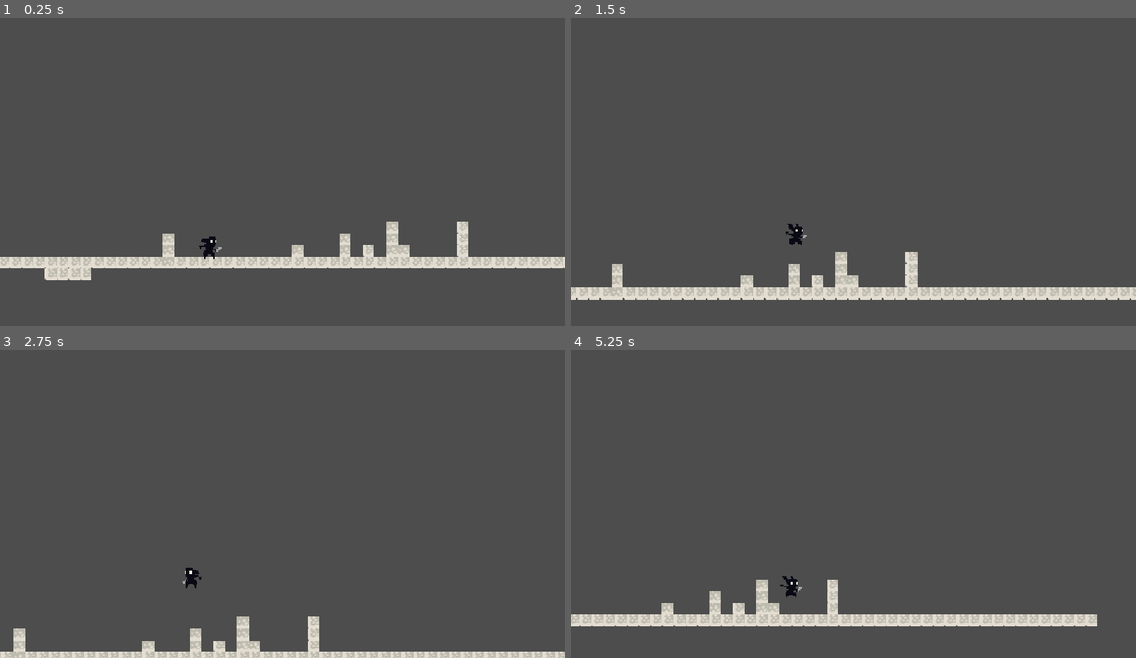
Above: before the commit, frames 1-4 (two rows, left to right).
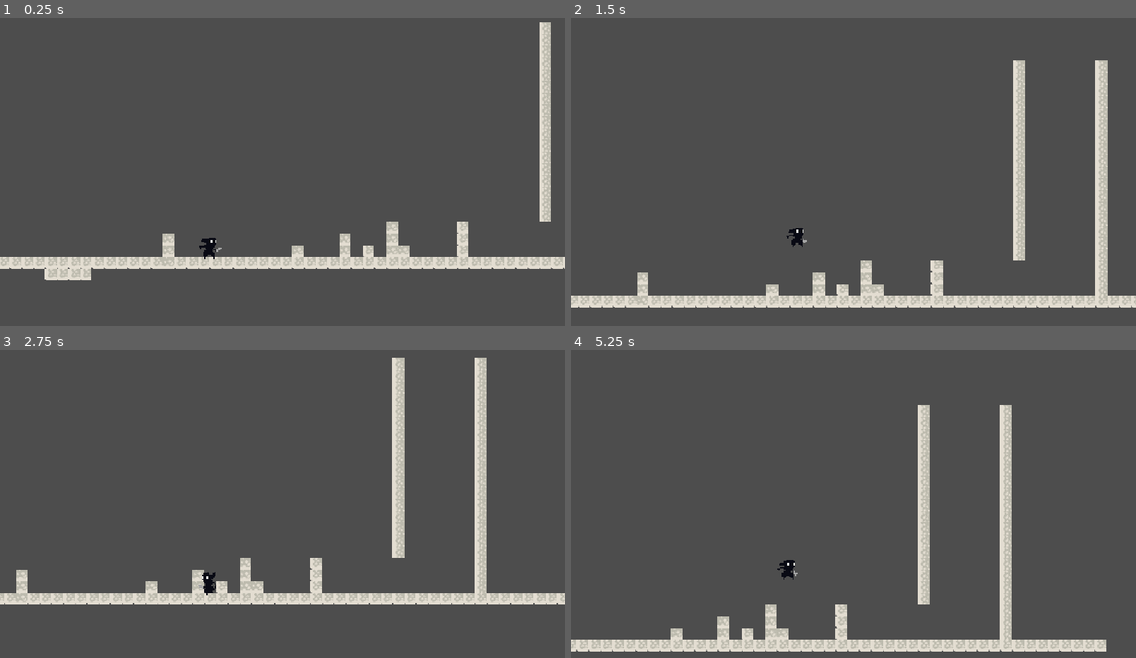
Above: after the commit, the same moments.

Repository: harish-mac/incendium
Game: Godot game, scene res://scenes/game.tscn
Same seed, same stepped clock (60 frames per second), same inputs: the game is played once before the commit and once after it.
Inputs:
- Up to frame 1 (0.25 s): no input
- Up to frame 2 (1.5 s): hold Right (move_right) from 0.53 s (still down); tap Shift (dash) at 0.6 s; tap Space (jump) at 0.77, 0.8, 1.07, 1.35 s
- Up to frame 3 (2.75 s): tap Space (jump) at 1.52, 1.82, 2.3 s; tap Shift (dash) at 1.55, 2.1 s; release Right (move_right) at 2.03 s; hold Left (move_left) from 2.03 s (still down)
- Up to frame 4 (5.25 s): release Left (move_left) at 2.78 s; hold Right (move_right) 2.78-4.28 s; tap Shift (dash) at 2.85, 4.35, 5.1 s; tap Space (jump) at 3.02, 3.32, 3.6, 3.77, 4.07, 4.52, 4.82 s; hold Left (move_left) 4.28-5.03 s; hold Right (move_right) from 5.03 s (still down)

The runs differ from the first frame. In frame 1, 1.6% of the frame differs, in the area x 0-100%, y 1-86%; in frame 2, 10%; in frame 3, 11%; in frame 4, 12%, in the area x 0-95%, y 17-98%.

Commit message:
walljump added

Diff:
--- a/scenes/game.tscn
+++ b/scenes/game.tscn
@@ -298,6 +298,7 @@
 [node name="game" type="Node2D" unique_id=25207508]
 
 [node name="Protag" parent="." unique_id=246469202 instance=ExtResource("1_uwrxv")]
+position = Vector2(0, -1)
 
 [node name="Camera2D" type="Camera2D" parent="Protag" unique_id=1416390363]
 position = Vector2(99, -122)
@@ -307,4 +308,4 @@
 [node name="TileMap" type="TileMap" parent="." unique_id=512900979]
 tile_set = SubResource("TileSet_tykhb")
 format = 2
-layer_0/tile_data = PackedInt32Array(65528, 393216, 9, 65529 …(1593 unchanged characters)… , -131051, 393216, 9, -196587, 393216, 9)
+layer_0/tile_data = PackedInt32Array(65528, 393216, 9, 65529 …(1593 unchanged characters)… , -131051, 393216, 9, -196587, 393216, 9, -65501, 393216, 8, -131037, 393216, 8, -196573, 393216, 8, -327645, 393216, 8, -262109, 393216, 8, -393181, 393216, 8, -458717, 393216, 8, -524253, 393216, 8, -589789, 393216, 8, -655325, 393216, 8, -720861, 393216, 8, -786397, 393216, 8, -851933, 393216, 8, -917469, 393216, 8, -983005, 393216, 8, -1048541, 393216, 8, -1114077, 393216, 8, -1179613, 393216, 8, -1245149, 393216, 8, -1310685, 393216, 8, -262116, 393216, 8, -327652, 393216, 8, -393188, 393216, 8, -458724, 393216, 8, -524260, 393216, 8, -589796, 393216, 8, -655332, 393216, 8, -720868, 393216, 8, -786404, 393216, 8, -851940, 393216, 8, -917476, 393216, 8, -983012, 393216, 8, -1048548, 393216, 8, -1114084, 393216, 8, -1179620, 393216, 8, -1245156, 393216, 8, -1310692, 393216, 8)
--- a/scenes/protag.tscn
+++ b/scenes/protag.tscn
@@ -479,10 +479,6 @@
 atlas = ExtResource("2_dbhyc")
 region = Rect2(448, 0, 64, 67)
 
-[sub_resource type="AtlasTexture" id="AtlasTexture_isab6"]
-atlas = ExtResource("2_dbhyc")
-region = Rect2(0, 448, 64, 64)
-
 [sub_resource type="AtlasTexture" id="AtlasTexture_5c0sh"]
 atlas = ExtResource("2_dbhyc")
 region = Rect2(64, 448, 64, 64)
@@ -543,6 +539,110 @@
 atlas = ExtResource("2_dbhyc")
 region = Rect2(448, 384, 64, 64)
 
+[sub_resource type="AtlasTexture" id="AtlasTexture_6qike"]
+atlas = ExtResource("2_dbhyc")
+region = Rect2(0, 896, 64, 64)
+
+[sub_resource type="AtlasTexture" id="AtlasTexture_psf30"]
+atlas = ExtResource("2_dbhyc")
+region = Rect2(64, 896, 64, 64)
+
+[sub_resource type="AtlasTexture" id="AtlasTexture_wi5on"]
+atlas = ExtResource("2_dbhyc")
+region = Rect2(128, 896, 64, 64)
+
+[sub_resource type="AtlasTexture" id="AtlasTexture_j0xqs"]
+atlas = ExtResource("2_dbhyc")
+region = Rect2(192, 896, 64, 64)
+
+[sub_resource type="AtlasTexture" id="AtlasTexture_niq52"]
+atlas = ExtResource("2_dbhyc")
+region = Rect2(0, 704, 64, 64)
+
+[sub_resource type="AtlasTexture" id="AtlasTexture_70my1"]
+atlas = ExtResource("2_dbhyc")
+region = Rect2(64, 704, 64, 64)
+
+[sub_resource type="AtlasTexture" id="AtlasTexture_oqc05"]
+atlas = ExtResource("2_dbhyc")
+region = Rect2(128, 704, 64, 64)
+
+[sub_resource type="AtlasTexture" id="AtlasTexture_qn0v6"]
+atlas = ExtResource("2_dbhyc")
+region = Rect2(192, 704, 64, 64)
+
+[sub_resource type="AtlasTexture" id="AtlasTexture_vckrj"]
+atlas = ExtResource("2_dbhyc")
+region = Rect2(256, 704, 64, 64)
+
+[sub_resource type="AtlasTexture" id="AtlasTexture_k0vke"]
+atlas = ExtResource("2_dbhyc")
+region = Rect2(320, 704, 64, 64)
+
+[sub_resource type="AtlasTexture" id="AtlasTexture_3xghq"]
+atlas = ExtResource("2_dbhyc")
+region = Rect2(384, 704, 64, 64)
+
+[sub_resource type="AtlasTexture" id="AtlasTexture_fnup0"]
+atlas = ExtResource("2_dbhyc")
+region = Rect2(448, 704, 64, 64)
+
+[sub_resource type="AtlasTexture" id="AtlasTexture_1p24j"]
+atlas = ExtResource("2_dbhyc")
+region = Rect2(512, 704, 64, 64)
+
+[sub_resource type="AtlasTexture" id="AtlasTexture_kgtsj"]
+atlas = ExtResource("2_dbhyc")
+region = Rect2(576, 704, 64, 64)
+
+[sub_resource type="AtlasTexture" id="AtlasTexture_4tdbw"]
+atlas = ExtResource("2_dbhyc")
+region = Rect2(640, 704, 64, 64)
+
+[sub_resource type="AtlasTexture" id="AtlasTexture_4cyuu"]
+atlas = ExtResource("2_dbhyc")
+region = Rect2(704, 704, 64, 64)
+
+[sub_resource type="AtlasTexture" id="AtlasTexture_kmkse"]
+atlas = ExtResource("2_dbhyc")
+region = Rect2(768, 704, 64, 64)
+
+[sub_resource type="AtlasTexture" id="AtlasTexture_vy0ju"]
+atlas = ExtResource("2_dbhyc")
+region = Rect2(832, 704, 64, 64)
+
+[sub_resource type="AtlasTexture" id="AtlasTexture_meur6"]
+atlas = ExtResource("2_dbhyc")
+region = Rect2(0, 320, 64, 64)
+
+[sub_resource type="AtlasTexture" id="AtlasTexture_qn2ob"]
+atlas = ExtResource("2_dbhyc")
+region = Rect2(64, 320, 64, 64)
+
+[sub_resource type="AtlasTexture" id="AtlasTexture_dj01i"]
+atlas = ExtResource("2_dbhyc")
+region = Rect2(128, 320, 64, 64)
+
+[sub_resource type="AtlasTexture" id="AtlasTexture_j350r"]
+atlas = ExtResource("2_dbhyc")
+region = Rect2(192, 320, 64, 64)
+
+[sub_resource type="AtlasTexture" id="AtlasTexture_vqemc"]
+atlas = ExtResource("2_dbhyc")
+region = Rect2(256, 320, 64, 64)
+
+[sub_resource type="AtlasTexture" id="AtlasTexture_3cevk"]
+atlas = ExtResource("2_dbhyc")
+region = Rect2(320, 320, 64, 64)
+
+[sub_resource type="AtlasTexture" id="AtlasTexture_vu446"]
+atlas = ExtResource("2_dbhyc")
+region = Rect2(384, 320, 64, 64)
+
+[sub_resource type="AtlasTexture" id="AtlasTexture_b2fqt"]
+atlas = ExtResource("2_dbhyc")
+region = Rect2(448, 320, 64, 64)
+
 [sub_resource type="AtlasTexture" id="AtlasTexture_k63fw"]
 atlas = ExtResource("2_dbhyc")
 region = Rect2(0, 768, 64, 64)
@@ -551,14 +651,6 @@
 atlas = ExtResource("2_dbhyc")
 region = Rect2(64, 768, 64, 64)
 
-[sub_resource type="AtlasTexture" id="AtlasTexture_eb4c3"]
-atlas = ExtResource("2_dbhyc")
-region = Rect2(128, 768, 64, 64)
-
-[sub_resource type="AtlasTexture" id="AtlasTexture_hd30f"]
-atlas = ExtResource("2_dbhyc")
-region = Rect2(192, 768, 64, 64)
-
 [sub_resource type="AtlasTexture" id="AtlasTexture_1dj07"]
 atlas = ExtResource("2_dbhyc")
 region = Rect2(0, 832, 64, 64)
@@ -566,118 +658,6 @@
 [sub_resource type="AtlasTexture" id="AtlasTexture_akd7p"]
 atlas = ExtResource("2_dbhyc")
 region = Rect2(64, 832, 64, 64)
-
-[sub_resource type="AtlasTexture" id="AtlasTexture_h3gdh"]
-atlas = ExtResource("2_dbhyc")
-region = Rect2(128, 832, 64, 64)
-
-[sub_resource type="AtlasTexture" id="AtlasTexture_0df6n"]
-atlas = ExtResource("2_dbhyc")
-region = Rect2(192, 832, 64, 64)
-
-[sub_resource type="AtlasTexture" id="AtlasTexture_6qike"]
-atlas = ExtResource("2_dbhyc")
-region = Rect2(0, 896, 64, 64)
-
-[sub_resource type="AtlasTexture" id="AtlasTexture_psf30"]
-atlas = ExtResource("2_dbhyc")
-region = Rect2(64, 896, 64, 64)
-
-[sub_resource type="AtlasTexture" id="AtlasTexture_wi5on"]
-atlas = ExtResource("2_dbhyc")
-region = Rect2(128, 896, 64, 64)
-
-[sub_resource type="AtlasTexture" id="AtlasTexture_j0xqs"]
-atlas = ExtResource("2_dbhyc")
-region = Rect2(192, 896, 64, 64)
-
-[sub_resource type="AtlasTexture" id="AtlasTexture_niq52"]
-atlas = ExtResource("2_dbhyc")
-region = Rect2(0, 704, 64, 64)
-
-[sub_resource type="AtlasTexture" id="AtlasTexture_70my1"]
-atlas = ExtResource("2_dbhyc")
-region = Rect2(64, 704, 64, 64)
-
-[sub_resource type="AtlasTexture" id="AtlasTexture_oqc05"]
-atlas = ExtResource("2_dbhyc")
-region = Rect2(128, 704, 64, 64)
-
-[sub_resource type="AtlasTexture" id="AtlasTexture_qn0v6"]
-atlas = ExtResource("2_dbhyc")
-region = Rect2(192, 704, 64, 64)
-
-[sub_resource type="AtlasTexture" id="AtlasTexture_vckrj"]
-atlas = ExtResource("2_dbhyc")
-region = Rect2(256, 704, 64, 64)
-
-[sub_resource type="AtlasTexture" id="AtlasTexture_k0vke"]
-atlas = ExtResource("2_dbhyc")
-region = Rect2(320, 704, 64, 64)
-
-[sub_resource type="AtlasTexture" id="AtlasTexture_3xghq"]
-atlas = ExtResource("2_dbhyc")
-region = Rect2(384, 704, 64, 64)
-
-[sub_resource type="AtlasTexture" id="AtlasTexture_fnup0"]
-atlas = ExtResource("2_dbhyc")
-region = Rect2(448, 704, 64, 64)
-
-[sub_resource type="AtlasTexture" id="AtlasTexture_1p24j"]
-atlas = ExtResource("2_dbhyc")
-region = Rect2(512, 704, 64, 64)
-
-[sub_resource type="AtlasTexture" id="AtlasTexture_kgtsj"]
-atlas = ExtResource("2_dbhyc")
-region = Rect2(576, 704, 64, 64)
-
-[sub_resource type="AtlasTexture" id="AtlasTexture_4tdbw"]
-atlas = ExtResource("2_dbhyc")
-region = Rect2(640, 704, 64, 64)
-
-[sub_resource type="AtlasTexture" id="AtlasTexture_4cyuu"]
-atlas = ExtResource("2_dbhyc")
-region = Rect2(704, 704, 64, 64)
-
-[sub_resource type="AtlasTexture" id="AtlasTexture_kmkse"]
-atlas = ExtResource("2_dbhyc")
-region = Rect2(768, 704, 64, 64)
-
-[sub_resource type="AtlasTexture" id="AtlasTexture_vy0ju"]
-atlas = ExtResource("2_dbhyc")
-region = Rect2(832, 704, 64, 64)
-
-[sub_resource type="AtlasTexture" id="AtlasTexture_meur6"]
-atlas = ExtResource("2_dbhyc")
-region = Rect2(0, 320, 64, 64)
-
-[sub_resource type="AtlasTexture" id="AtlasTexture_qn2ob"]
-atlas = ExtResource("2_dbhyc")
-region = Rect2(64, 320, 64, 64)
-
-[sub_resource type="AtlasTexture" id="AtlasTexture_dj01i"]
-atlas = ExtResource("2_dbhyc")
-region = Rect2(128, 320, 64, 64)
-
-[sub_resource type="AtlasTexture" id="AtlasTexture_j350r"]
-atlas = ExtResource("2_dbhyc")
-region = Rect2(192, 320, 64, 64)
-
-[sub_resource type="AtlasTexture" id="AtlasTexture_vqemc"]
-atlas = ExtResource("2_dbhyc")
-region = Rect2(256, 320, 64, 64)
-
-[sub_resource type="AtlasTexture" id="AtlasTexture_3cevk"]
-atlas = ExtResource("2_dbhyc")
-region = Rect2(320, 320, 64, 64)
-
-[sub_resource type="AtlasTexture" id="AtlasTexture_vu446"]
-atlas = ExtResource("2_dbhyc")
-region = Rect2(384, 320, 64, 64)
-
-[sub_resource type="AtlasTexture" id="AtlasTexture_b2fqt"]
-atlas = ExtResource("2_dbhyc")
-region = Rect2(448, 320, 64, 64)
 
 [sub_resource type="SpriteFrames" id="SpriteFrames_p82b6"]
 animations = [{
@@ -1095,24 +1075,21 @@
 }, {
 "frames": [{
 "duration": 1.0,
-"texture": SubResource("AtlasTexture_isab6")
-}, {
-"duration": 1.0,
 "texture": SubResource("AtlasTexture_5c0sh")
 }, {
-"duration": 1.0,
+"duration": 10.0,
 "texture": SubResource("AtlasTexture_tywp7")
 }, {
-"duration": 1.0,
+"duration": 10.0,
 "texture": SubResource("AtlasTexture_oguxj")
 }, {
-"duration": 1.0,
+"duration": 10.0,
 "texture": SubResource("AtlasTexture_rxwwc")
 }, {
-"duration": 1.0,
+"duration": 10.0,
 "texture": SubResource("AtlasTexture_ipm5q")
 }, {
-"duration": 1.0,
+"duration": 10.0,
 "texture": SubResource("AtlasTexture_bod1b")
 }, {
 "duration": 1.0,
@@ -1153,40 +1130,6 @@
 }, {
 "frames": [{
 "duration": 1.0,
-"texture": SubResource("AtlasTexture_k63fw")
-}, {
-"duration": 1.0,
-"texture": SubResource("AtlasTexture_3c1u6")
-}, {
-"duration": 1.0,
-"texture": SubResource("AtlasTexture_eb4c3")
-}, {
-"duration": 1.0,
-"texture": SubResource("AtlasTexture_hd30f")
-}],
-"loop": 1,
-"name": &"slash_1",
-"speed": 5.0
-}, {
-"frames": [{
-"duration": 1.0,
-"texture": SubResource("AtlasTexture_1dj07")
-}, {
-"duration": 1.0,
-"texture": SubResource("AtlasTexture_akd7p")
-}, {
-"duration": 1.0,
-"texture": SubResource("AtlasTexture_h3gdh")
-}, {
-"duration": 1.0,
-"texture": SubResource("AtlasTexture_0df6n")
-}],
-"loop": 1,
-"name": &"slash_2",
-"speed": 5.0
-}, {
-"frames": [{
-"duration": 1.0,
 "texture": SubResource("AtlasTexture_6qike")
 }, {
 "duration": 1.0,
@@ -1277,6 +1220,28 @@
 "loop": 1,
 "name": &"walk",
 "speed": 9.0
+}, {
+"frames": [{
+"duration": 1.0,
+"texture": SubResource("AtlasTexture_k63fw")
+}, {
+"duration": 1.0,
+"texture": SubResource("AtlasTexture_3c1u6")
+}],
+"loop": 1,
+"name": &"wall_jump",
+"speed": 5.0
+}, {
+"frames": [{
+"duration": 1.0,
+"texture": SubResource("AtlasTexture_1dj07")
+}, {
+"duration": 1.0,
+"texture": SubResource("AtlasTexture_akd7p")
+}],
+"loop": 1,
+"name": &"wall_slide",
+"speed": 5.0
 }]
 
 [sub_resource type="CapsuleShape2D" id="CapsuleShape2D_p82b6"]
@@ -1292,9 +1257,9 @@
 position = Vector2(-1, -23)
 scale = Vector2(1.546875, 1.9481112)
 sprite_frames = SubResource("SpriteFrames_p82b6")
-animation = &"dash"
+animation = &"wall_slide"
 autoplay = "idle_bop"
-frame_progress = 0.15643466
+frame_progress = 0.42133942
 
 [node name="CollisionShape2D" type="CollisionShape2D" parent="." unique_id=1924738436]
 z_as_relative = false
--- a/scripts/protag.gd
+++ b/scripts/protag.gd
@@ -1,29 +1,44 @@
 extends CharacterBody2D
 
 const SPEED = 130.0
-const DASH_SPEED_MULTIPLIER = 3.0
-const JUMP_VELOCITY = -300.0
+const DASH_SPEED_MULTIPLIER = 2.5
+const JUMP_VELOCITY = -360.0
+const WALL_JUMP_PUSHBACK = 200.0
+const WALL_SLIDE_SPEED = 100.0 # NEW: The maximum falling speed when hugging a wall
 
 const DASH_DURATION = 0.25
 const DASH_COOLDOWN = 1.0
+const WALL_JUMP_LOCK_TIME = 0.15
 
 var dash_time_left := 0.0
 var dash_cooldown_left := 0.0
 var is_dashing := false
 var dash_direction := 1.0
 
+var wall_jump_lock_left := 0.0
+
 @onready var animated_sprite: AnimatedSprite2D = $AnimatedSprite2D
 
 func _physics_process(delta: float) -> void:
-	# Add the gravity.
-	if not is_on_floor():
+	# Add the gravity
+	if not is_on_floor() and not is_dashing:
 		velocity += get_gravity() * delta
 
-	# Handle jump.
-	if Input.is_action_just_pressed("jump") and is_on_floor():
-		velocity.y = JUMP_VELOCITY
+		# NEW: Wall Slide Limit
+		# If touching a wall and falling downwards, clamp the speed
+		if is_on_wall() and velocity.y > 0:
+			velocity.y = min(velocity.y, WALL_SLIDE_SPEED)
 
-	# Manage Dash Timers
+	# Handle Jump & Wall Jump
+	if Input.is_action_just_pressed("jump") and not is_dashing:
+		if is_on_floor():
+			velocity.y = JUMP_VELOCITY
+		elif is_on_wall():
+			velocity.y = JUMP_VELOCITY
+			velocity.x = get_wall_normal().x * WALL_JUMP_PUSHBACK
+			wall_jump_lock_left = WALL_JUMP_LOCK_TIME
+
+	# Manage Timers
 	if dash_time_left > 0:
 		dash_time_left -= delta
 	else:
@@ -31,6 +46,9 @@
 
 	if dash_cooldown_left > 0:
 		dash_cooldown_left -= delta
+
+	if wall_jump_lock_left > 0:
+		wall_jump_lock_left -= delta
 
 	# Get standard input direction
 	var direction := Input.get_axis("move_left", "move_right")
@@ -42,28 +60,36 @@
 		dash_cooldown_left = DASH_COOLDOWN
 		dash_direction = -1.0 if animated_sprite.flip_h else 1.0
 
-	# Flip sprite visually
-	if direction > 0 and not is_dashing:
-		animated_sprite.flip_h = false
-	elif direction < 0 and not is_dashing:
-		animated_sprite.flip_h = true
-
 	# Apply movement and animations
 	if is_dashing:
 		velocity.x = dash_direction * SPEED * DASH_SPEED_MULTIPLIER
+		velocity.y = 0
 		animated_sprite.play("dash")
 	else:
-		# Handle normal movement physics
-		if direction:
-			velocity.x = direction * SPEED
-		else:
-			velocity.x = move_toward(velocity.x, 0, SPEED)
+		# Standard horizontal steering (if not locked by wall jump)
+		if wall_jump_lock_left <= 0:
+			if direction:
+				velocity.x = direction * SPEED
+			else:
+				velocity.x = move_toward(velocity.x, 0, SPEED)
 
-		# Handle normal animations
+		# Visual Sprite Flipping (Disabled during wall slide to prevent flickering)
+		if not is_on_wall() or is_on_floor():
+			if direction > 0:
+				animated_sprite.flip_h = false
+			elif direction < 0:
+				animated_sprite.flip_h = true
+
+		# Handle Animations
 		if not is_on_floor():
-			animated_sprite.play("hop")
+			if is_on_wall() and velocity.y > 0:
+				animated_sprite.play("wall_slide")
+				# Automatically flip the sprite to correctly cling to the wall
+				animated_sprite.flip_h = get_wall_normal().x > 0
+			else:
+				animated_sprite.play("hop")
 		elif direction != 0:
-			animated_sprite.play("run") # Change to match your run animation
+			animated_sprite.play("run")
 		else:
 			animated_sprite.play("idle_bop")
 
